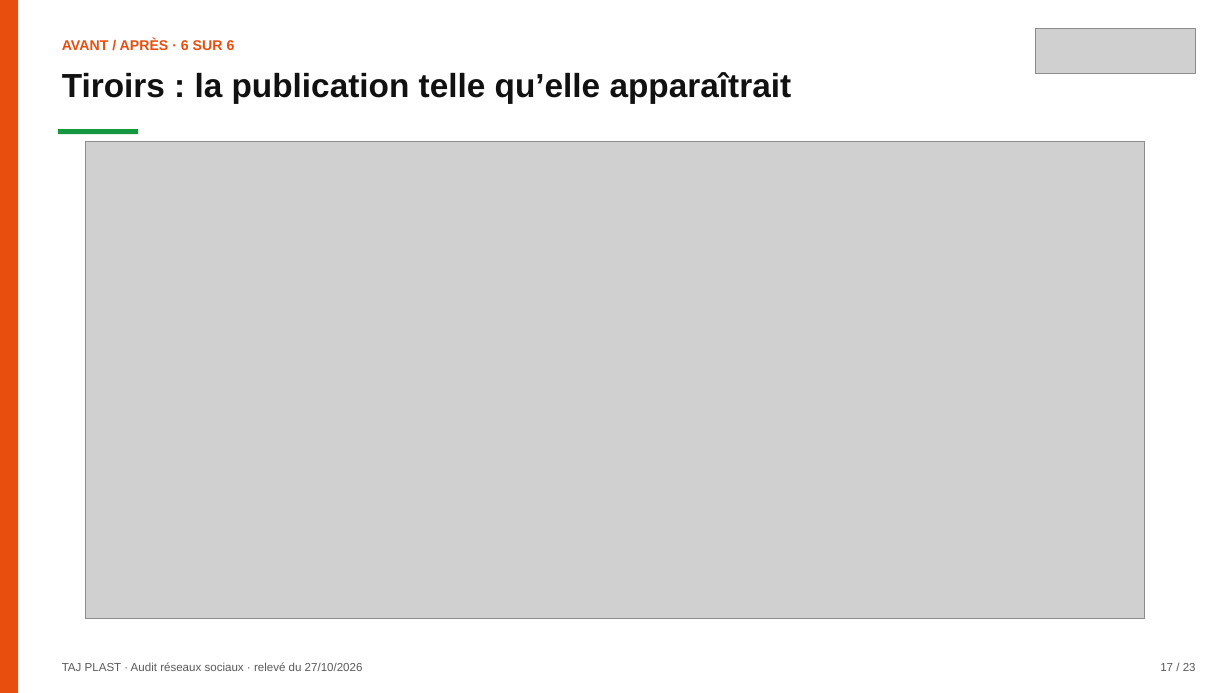
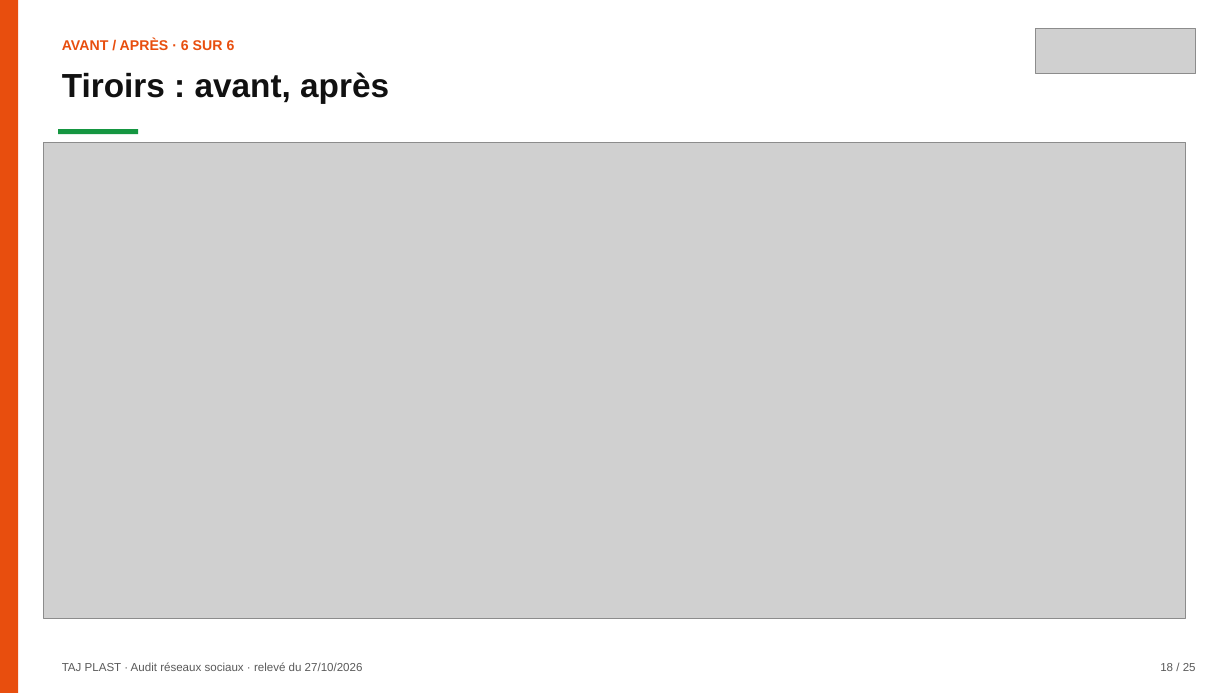
Before and after one commit to leslita06/fatima-unifood-fictif, a slide deck: slide 18 of tmp-tj/261028_tajplast_audit-reseaux-sociaux_v2.pptx (slide 17 before the commit). Drawn at 1232x693 pixels with LibreOffice and Linux fonts; fonts in the diff are those of the drawing; grey boxes stand for pictures. Boxes give left, top, right and bottom in pixels: in the first picture for what was removed or moved away, otherwise in the second. Text is boxed around its words. In the diff, an @@ line names an element or a change of style, - is before the commit and + after.

```diff
--- a/tmp-tj/261028_tajplast_audit-reseaux-sociaux_v2.pptx
+++ b/tmp-tj/261028_tajplast_audit-reseaux-sociaux_v2.pptx
@@ text at [62,72,389,103]: text changed @@
-Tiroirs : la publication telle qu’elle apparaîtrait
+Tiroirs : avant, après
@@ picture: place and size @@
-picture at [85,142,1144,619]
+picture at [43,142,1186,618]
@@ text at [1160,663,1196,671]: text changed @@
-17 / 23
+18 / 25
```
Also in this commit, not shown: 23 other slides changed, 1 slide added.
